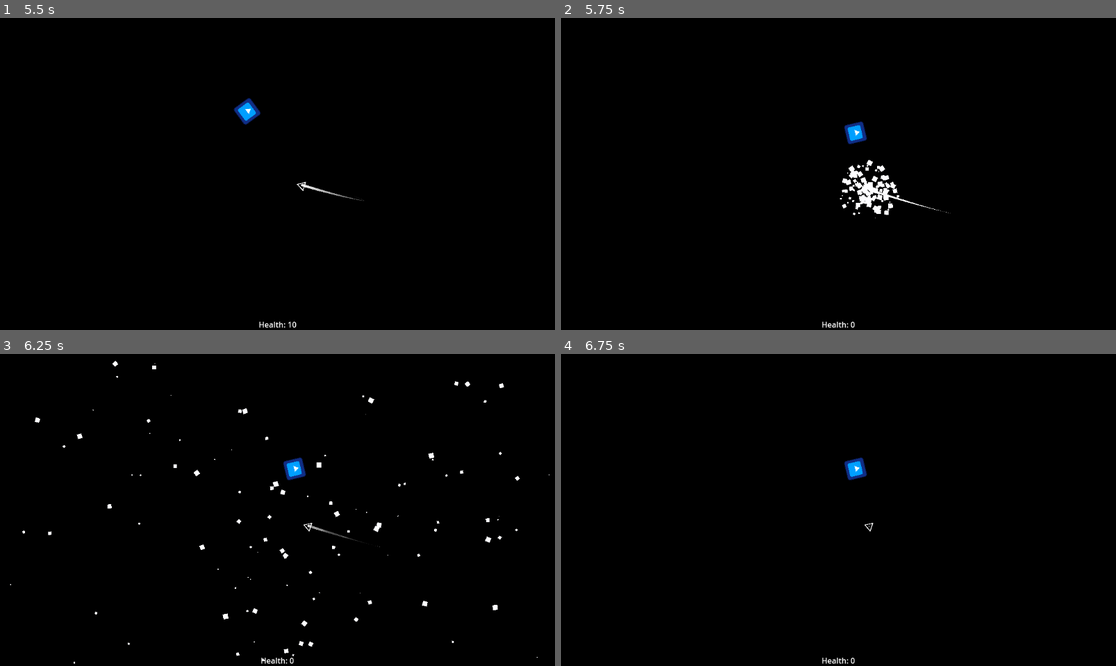
Above: before the commit, frames 1-4 (two rows, left to right).
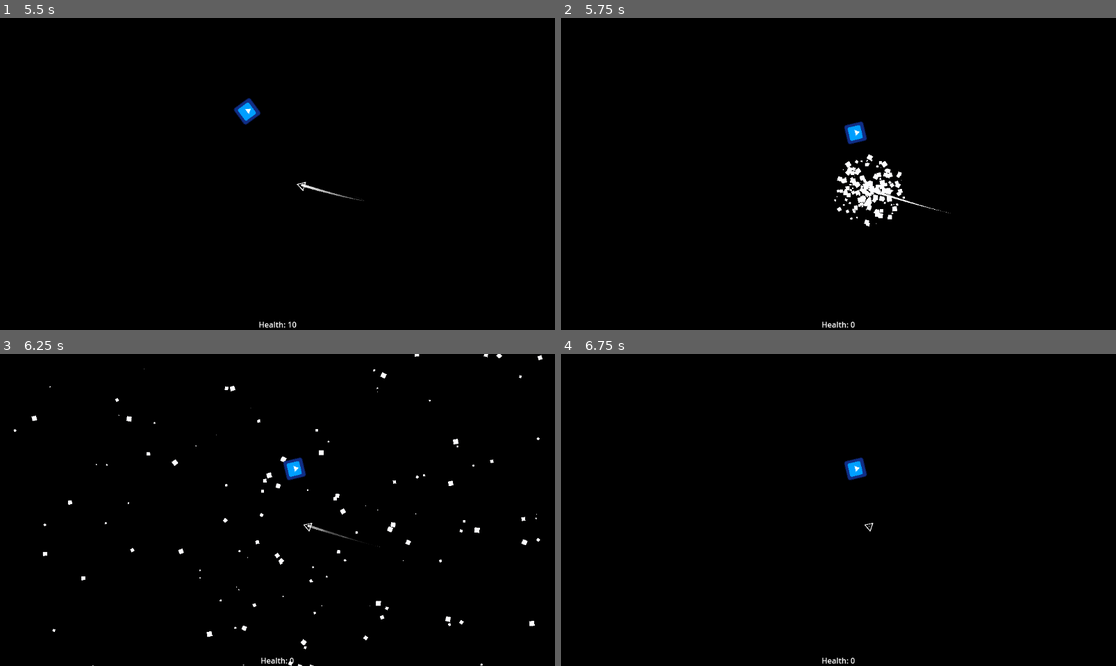
Above: after the commit, the same moments.

Repository: HazarBakir/void_blade
Game: Godot game, scene res://Scenes/main_menu.tscn
The game is run twice, just before and just after one commit, with the same random seed, the same clock (stepped at 60 frames per second) and the same inputs. The engine's default icon, where the game draws it, is replaced by a stand-in: a white triangle on a blue panel in a dark square.
Inputs (mouse positions are in pixels of both pictures, inside the frame that each line leads up to):
- Up to frame 1 (5.5 s): click "Play" at 0.5 s; move the mouse to (399, 158) at 1.27 s; press the mouse at (399, 158) at 1.28 s; move the mouse to (166, 189) at 2.02 s; release the mouse at (166, 189) at 2.03 s; click (166, 189) at 2.1 s; move the mouse to (333, 105) at 2.77 s; press the mouse at (333, 105) at 2.78 s; move the mouse to (249, 236) at 3.52 s; release the mouse at (249, 236) at 3.53 s; click (249, 236) at 3.6 s; move the mouse to (444, 220) at 4.27 s; press the mouse at (444, 220) at 4.28 s; move the mouse to (111, 127) at 5.02 s; release the mouse at (111, 127) at 5.03 s; click (111, 127) at 5.1 s
- Up to frame 2 (5.75 s): no input
- Up to frame 3 (6.25 s): move the mouse to (305, 510) at 5.77 s; press the mouse at (305, 510) at 5.78 s
- Up to frame 4 (6.75 s): move the mouse to (755, 432) at 6.52 s; release the mouse at (755, 432) at 6.53 s; click (755, 432) at 6.6 s

Frame 1 is identical in both runs. In frame 2, 0.9% of the frame differs, in the area x 49-62%, y 43-67%; in frame 3, 1.5%, in the area x 1-99%, y 0-100%; in frame 4, nothing differs.

Commit message:
particle edit

Diff:
--- a/Scenes/explode particle.tscn
+++ b/Scenes/explode particle.tscn
@@ -14,7 +14,7 @@
 
 [node name="Explode Particle" type="GPUParticles2D"]
 emitting = false
-amount = 150
+amount = 200
 one_shot = true
 explosiveness = 1.0
 process_material = SubResource("ParticleProcessMaterial_m2nu4")
--- a/scenes/player.tscn
+++ b/scenes/player.tscn
@@ -159,7 +159,7 @@
 [node name="Marker2D" type="Marker2D" parent="."]
 
 [node name="Explode Particle" parent="." instance=ExtResource("5_fkybt")]
-scale = Vector2(5, 5)
+scale = Vector2(6, 6)
 
 [connection signal="ready" from="." to="." method="_on_ready"]
 [connection signal="area_entered" from="BulletDetectArea" to="." method="_on_enemy_detect_area_area_entered"]
